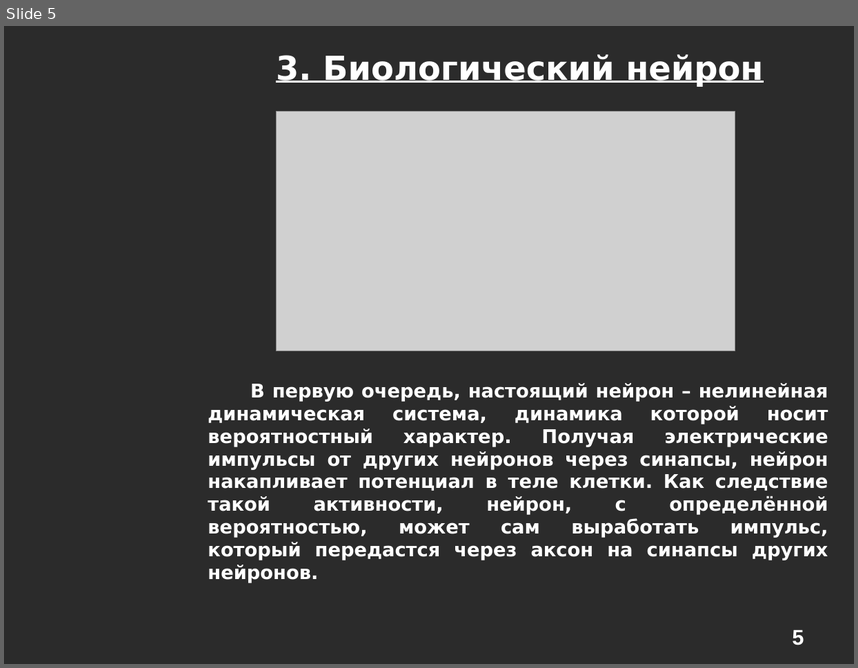
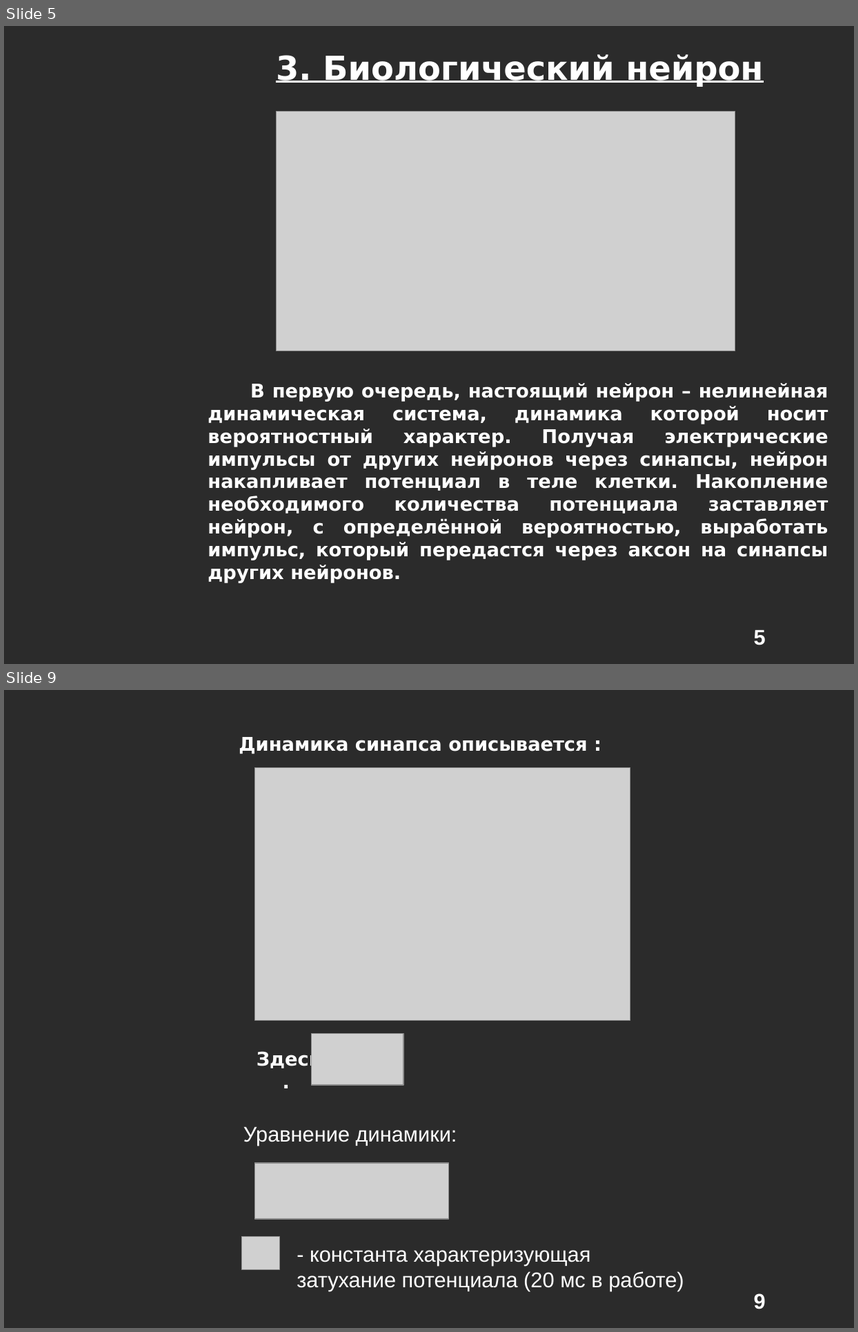
Before and after one commit to alexeyche/alexeyche-junk, a slide deck: cns/doc/conf.ppt. Shown one above the other, each under a label of ours: slide 5 before the commit, slides 5 and 9 after it; the slides between them are not shown. The pictures are 858x668 and 858x1332 pixels, drawn with LibreOffice and Linux fonts; fonts in the diff are those of the drawing; grey boxes stand for pictures; background and template pictures are left out; a plain dark background stands for a picture behind light text. Boxes give left, top, right and bottom in pixels: in the first picture for what was removed or moved away, otherwise in the second. Text is boxed around its words. In the diff, an @@ line names an element or a change of style, - is before the commit and + after.

```diff
--- a/cns/doc/conf.ppt
+++ b/cns/doc/conf.ppt
@@ slide 9 added at [4,690,854,1328], background picture (left out); not listed: 1 template element that a slide beside it also shows @@
@@ text added at [239,737,587,754], 16 pt, text #FFFFFF, bold @@
+Динамика синапса описывается :
@@ picture added at [254,767,631,1020] @@
@@ picture added at [312,1034,404,1085] @@
@@ text added at [257,1050,321,1069], 16 pt, text #FFFFFF, bold @@
+Здесь .
@@ text added at [243,1127,457,1145], 18 pt, text #FFFFFF @@
+Уравнение динамики:
@@ picture added at [254,1163,448,1219] @@
@@ picture added at [242,1236,280,1270] @@
@@ text added at [297,1250,684,1291], 18 pt, text #FFFFFF @@
+- константа характеризующая затухание потенциала (20 мс в работе)
@@ slide 5 changed as well @@
@@ text at [208,383,829,583]: text changed @@
-В первую очередь, настоящий нейрон – нелинейная динамическая система, динамика которой носит вероятностный характер. Получая электрические импульсы от других нейронов через синапсы, нейрон накапливает потенциал в теле клетки. Как следствие такой активности, нейрон, с определённой вероятностью, может сам выработать импульс, который передастся через аксон на синапсы других нейронов.
+В первую очередь, настоящий нейрон – нелинейная динамическая система, динамика которой носит вероятностный характер. Получая электрические импульсы от других нейронов через синапсы, нейрон накапливает потенциал в теле клетки. Накопление необходимого количества потенциала заставляет нейрон, с определённой вероятностью, выработать импульс, который передастся через аксон на синапсы других нейронов.
@@ page number: place and size @@
-page number at [792,630,804,645]
+page number at [754,630,766,645]
```
Also in this commit, not shown: 12 other slides changed, 4 other slides added, 2 slides removed.
